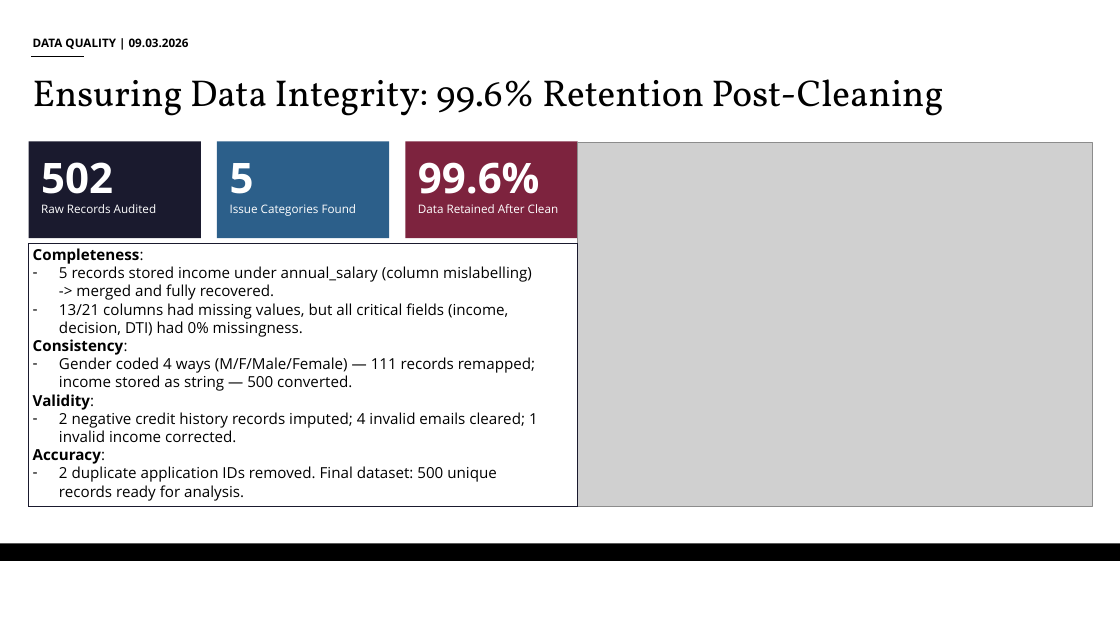
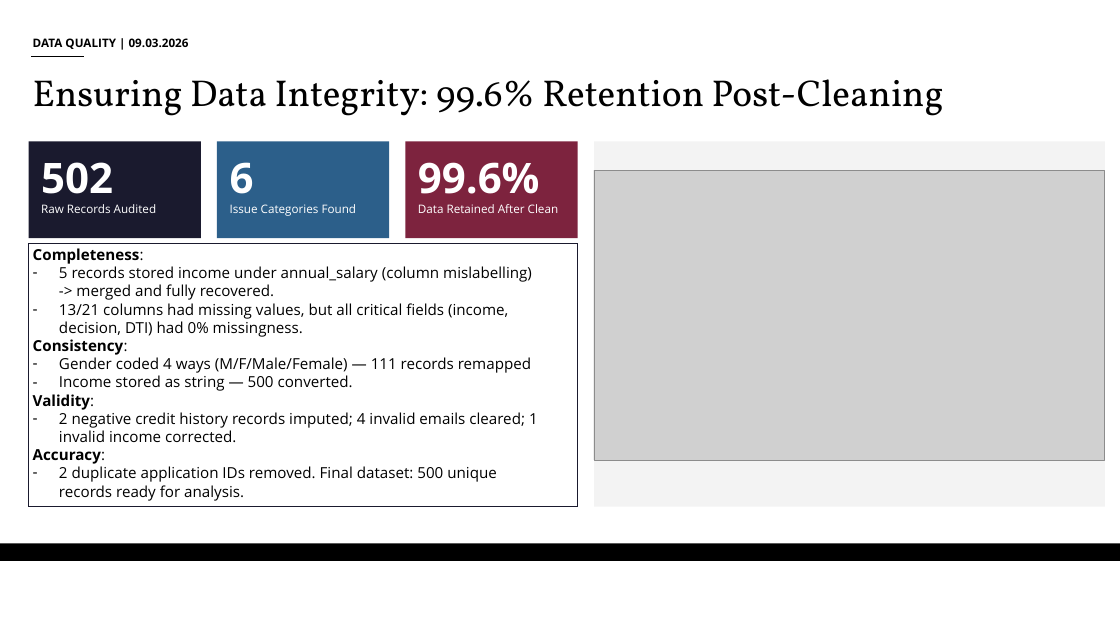
Before and after one commit to LennSchneidewind-67548/dego-project-team14, a slide deck: slide 2 of presentation/DEGO_Group_14_Final_Report.pptx. Drawn at 1120x630 pixels with LibreOffice and Linux fonts; fonts in the diff are those of the drawing; grey boxes stand for pictures; background and template pictures are left out. Boxes give left, top, right and bottom in pixels: in the first picture for what was removed or moved away, otherwise in the second. Text is boxed around its words. In the diff, an @@ line names an element or a change of style, - is before the commit and + after.

```diff
--- a/presentation/DEGO_Group_14_Final_Report.pptx
+++ b/presentation/DEGO_Group_14_Final_Report.pptx
@@ rectangle added at bbox=[594, 142, 1104, 506], fill #F3F3F3 @@
@@ text in rectangle at bbox=[230, 162, 254, 205]: text changed @@
-5
+6
@@ picture: place and size @@
-picture at bbox=[577, 143, 1092, 506]
+picture at bbox=[594, 170, 1104, 460]
@@ text at bbox=[59, 357, 531, 391]: text changed @@
-– Gender coded 4 ways (M/F/Male/Female) — 111 records remapped; income stored as string — 500 converted.
+– Gender coded 4 ways (M/F/Male/Female) — 111 records remapped
+– Income stored as string — 500 converted.
```
Also in this commit, not shown: 2 other slides changed, 1 slide removed, 19 other files.
